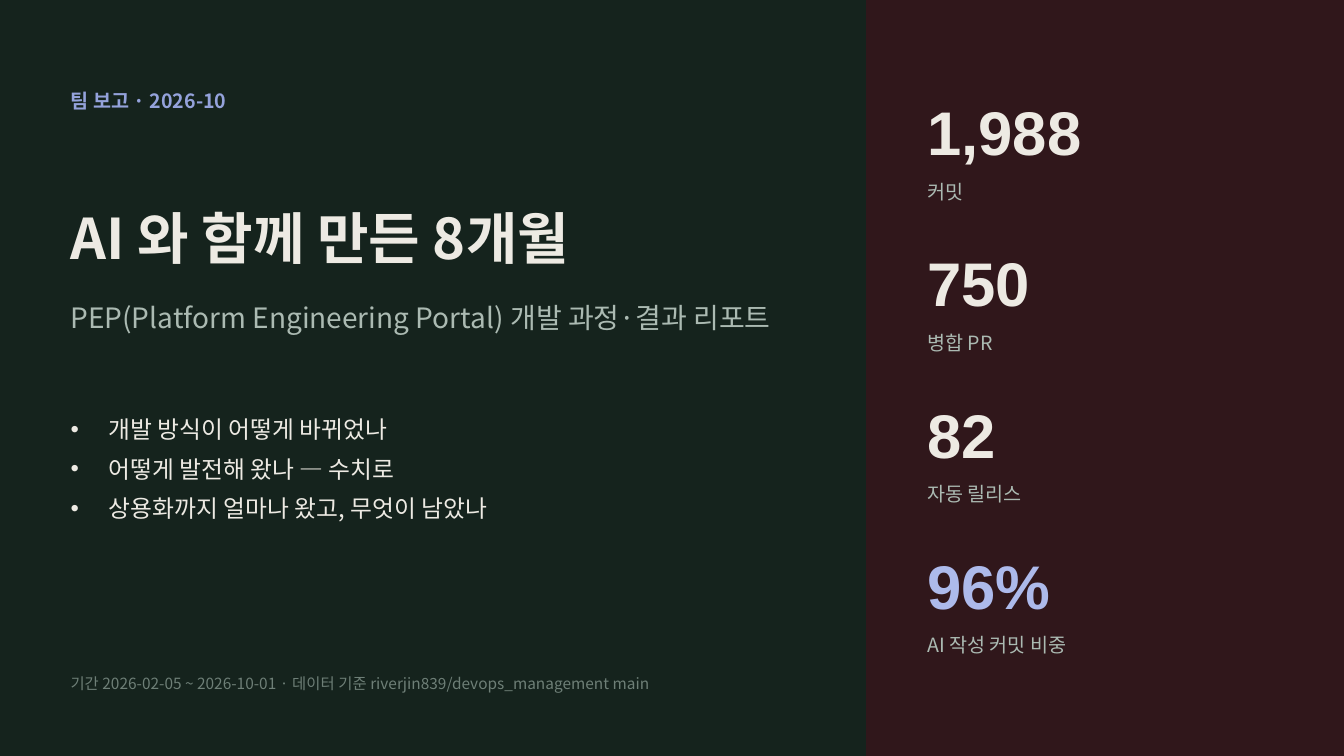
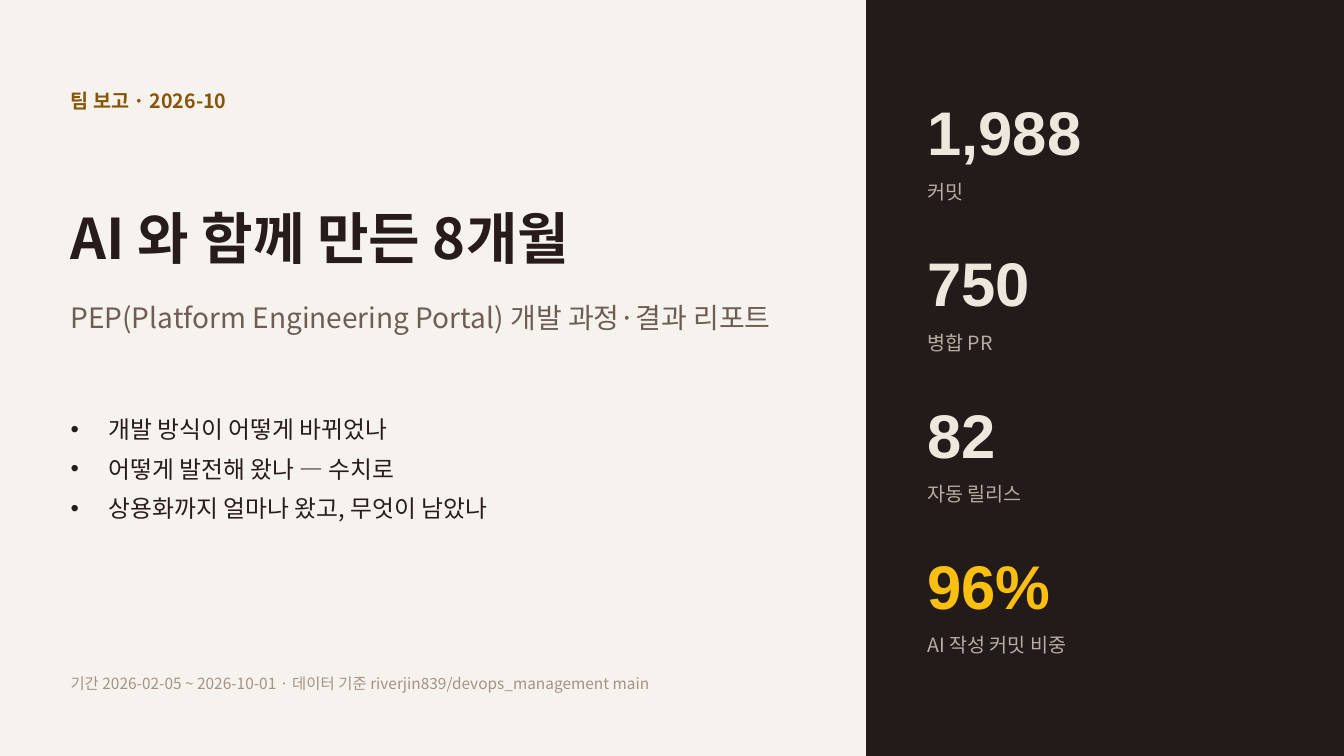
Before and after one commit to riverjin839/devops_management, a slide deck: slide 1 of docs/reports/2026-10_PEP_AI개발_리포트.pptx. Drawn at 1344x756 pixels with LibreOffice and Linux fonts; fonts in the diff are those of the drawing. Boxes give left, top, right and bottom in pixels: in the first picture for what was removed or moved away, otherwise in the second. Text is boxed around its words. In the diff, an @@ line names an element or a change of style, - is before the commit and + after.

```diff
--- a/docs/reports/2026-10_PEP_AI개발_리포트.pptx
+++ b/docs/reports/2026-10_PEP_AI개발_리포트.pptx
@@ background #15231D to #F6F3EF @@
@@ rectangle at (x1=867, y1=0, x2=1344, y2=756): fill #30171B to #231B1A; outline #30171B 1 pt to #231B1A 1 pt @@
@@ text "팀 보고 · 2026-10" at (x1=71, y1=91, x2=227, y2=110): text colour #94A2DB to #885407 @@
@@ text "AI 와 함께 만든 8개월" at (x1=71, y1=211, x2=569, y2=264): text colour #EDEAE3 to #281C1A @@
@@ text "PEP(Platform Engineering Portal) 개발 과정·결과 ..." at (x1=71, y1=305, x2=770, y2=335): text colour #ABBAB2 to #6E5D53 @@
@@ text "개발 방식이 어떻게 바뀌었나" at (x1=108, y1=418, x2=488, y2=521): text colour #EDEAE3 to #281C1A @@
@@ text "96%" at (x1=927, y1=566, x2=1050, y2=610): text colour #ADBAEB to #FABF0F @@
@@ text "기간 2026-02-05 ~ 2026-10-01 · ..." at (x1=71, y1=676, x2=650, y2=693): text colour #6E7F77 to #A49284 @@
```
Also in this commit, not shown: 12 other slides changed, 2 slides added, 1 other file.
